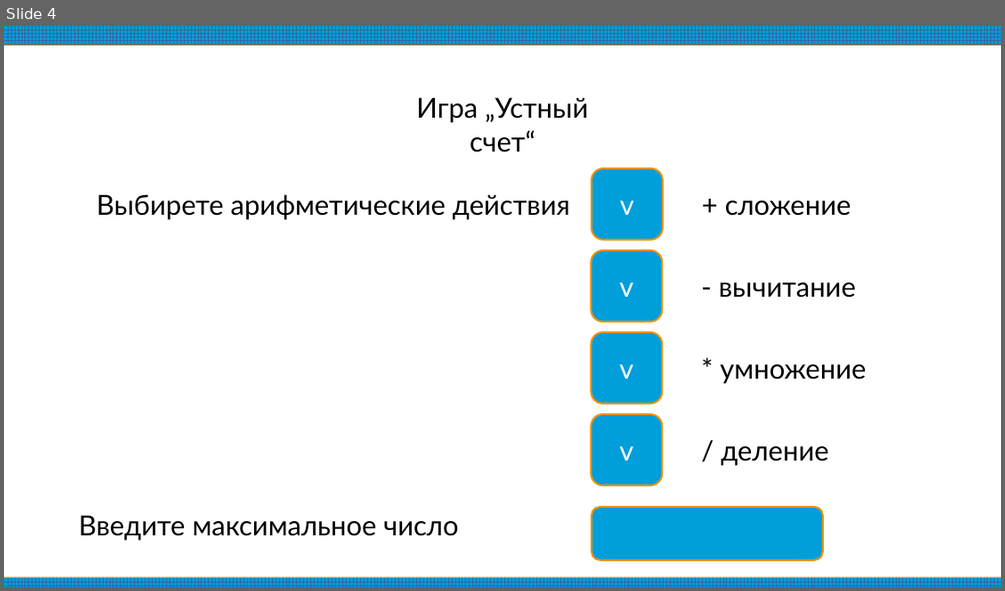
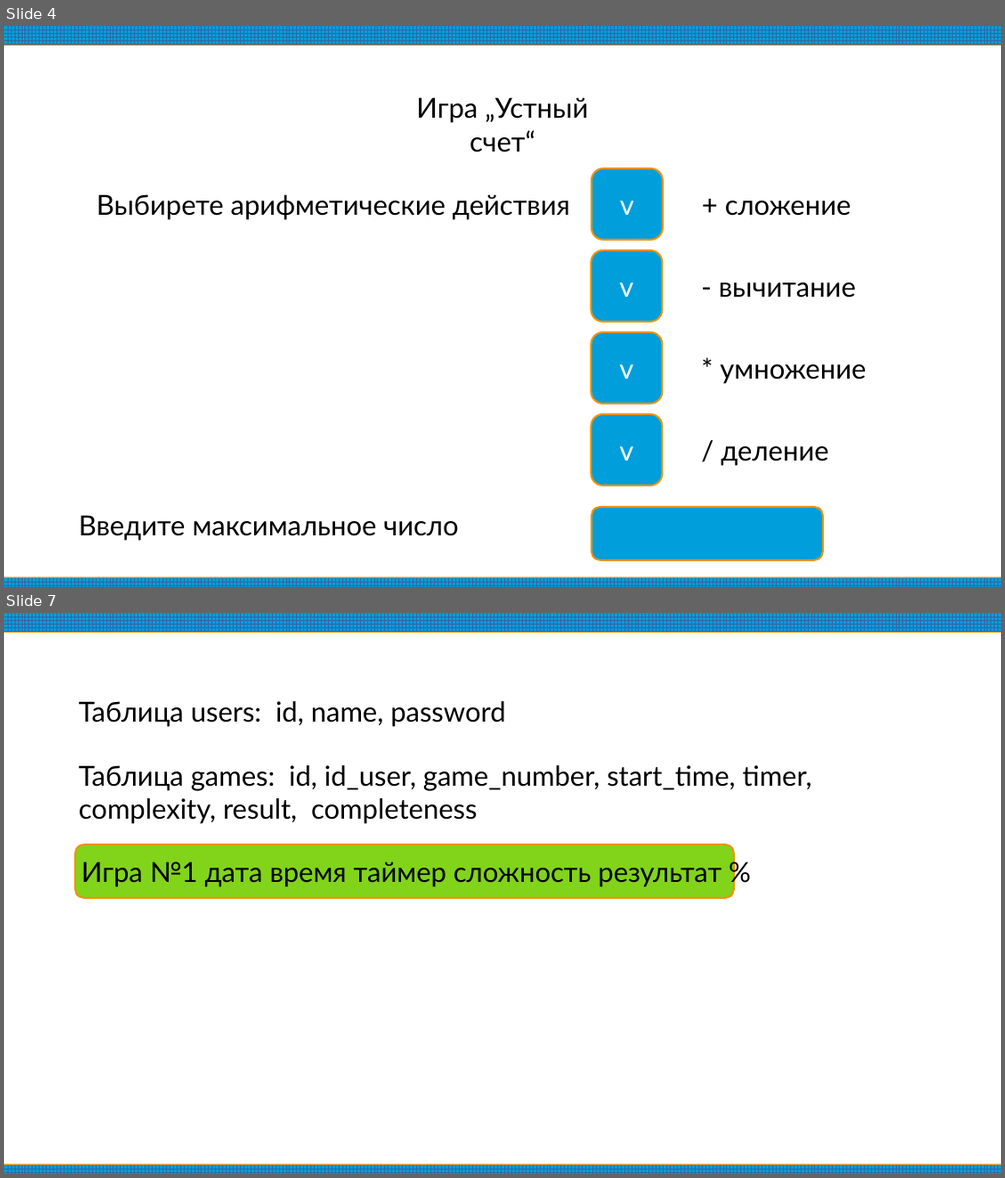
Before and after one commit to Golovastov84/game-verbal-count, a slide deck: game-verbal-count.odp. Shown one above the other, each under a label of ours: slide 4 before the commit, slides 4 and 7 after it; the slides between them are not shown. The pictures are 1005x591 and 1005x1178 pixels, drawn with LibreOffice and Linux fonts; fonts in the diff are those of the drawing. Boxes give left, top, right and bottom in pixels: in the first picture for what was removed or moved away, otherwise in the second. Text is boxed around its words. In the diff, an @@ line names an element or a change of style, - is before the commit and + after.

Commit message:
ready game

```diff
--- a/game-verbal-count.odp
+++ b/game-verbal-count.odp
@@ slide 7 added at (4,613,1001,1174), background #FFFFFF; not listed: 2 template elements that a slide beside it also shows @@
@@ text added at (79,701,505,727), 22 pt, text #000000 @@
+Таблица users: id, name, password
@@ text added at (79,765,812,824), 22 pt, text #000000 @@
+Таблица games: id, id_user, game_number, start_time, timer, complexity, result, completeness
@@ rounded rectangle added at (75,844,734,898), fill #81D41A, outline #F49100 1.42 pt, 22 pt, text #000000 @@
+Игра №1 дата время таймер сложность результат %
```
Also in this commit, not shown: 4 slides changed, 2 other slides added, 2 other files.
